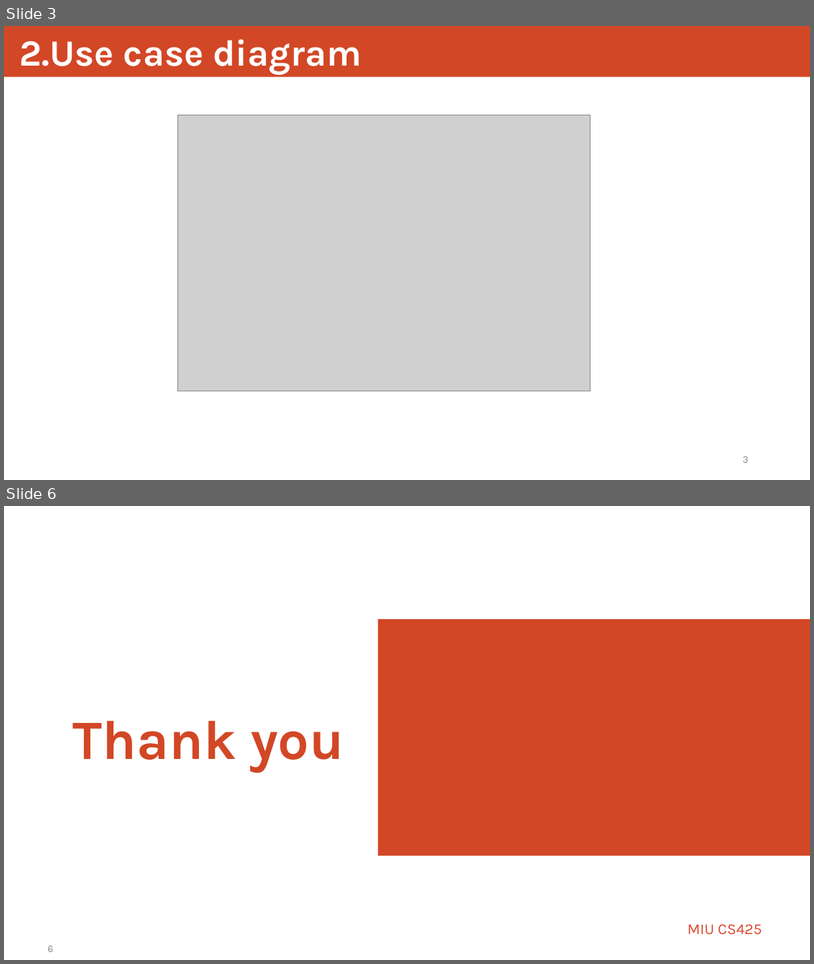
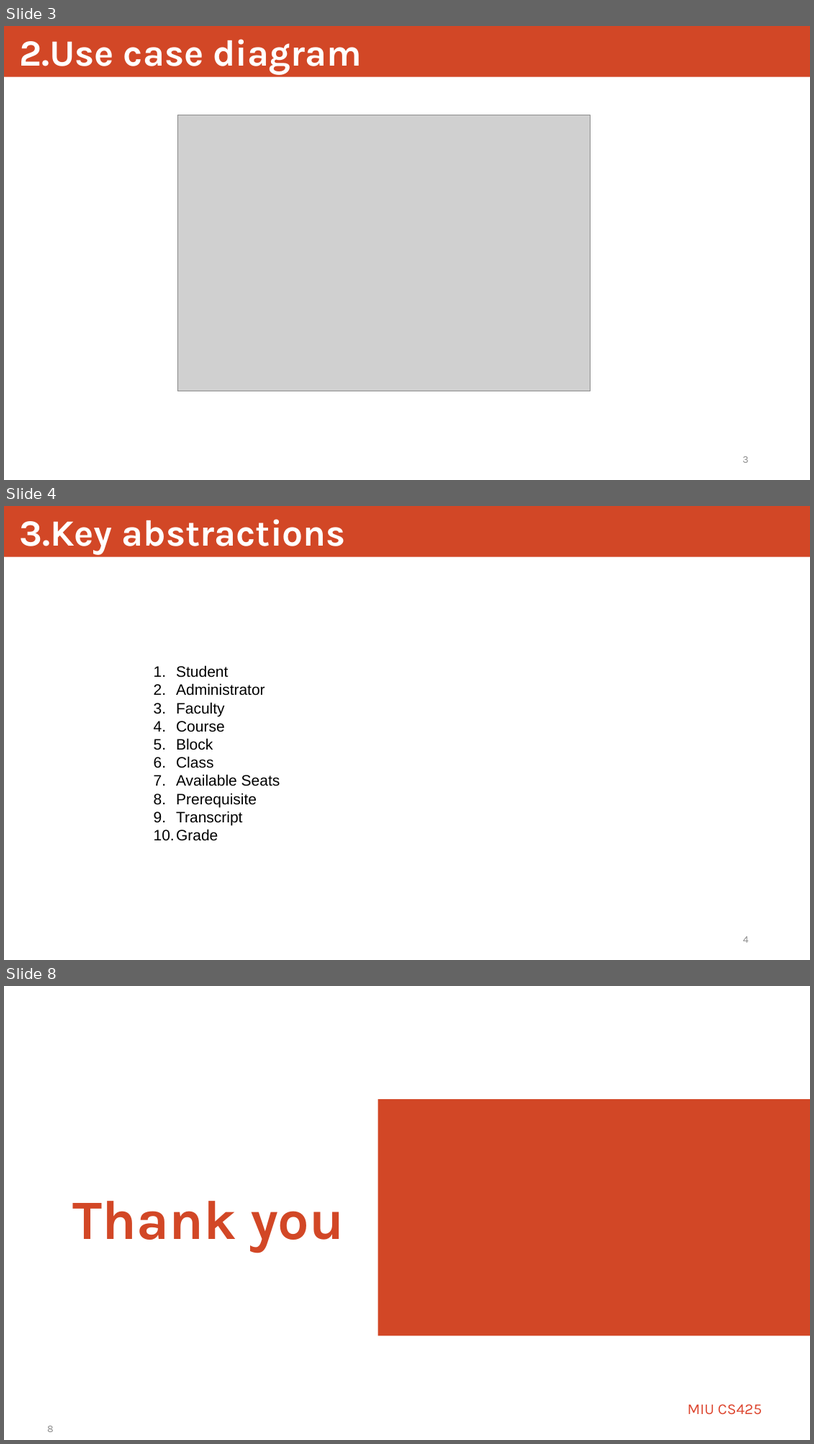
Before and after one commit to odbayar1231/cs425-CRS, a slide deck: documentation/Presentation.pptx. Shown one above the other, each under a label of ours: slides 3 and 6 before the commit, slides 3, 4 and 8 after it; the slides between them are not shown. The pictures are 814x964 and 814x1444 pixels, drawn with LibreOffice and Linux fonts; fonts in the diff are those of the drawing; grey boxes stand for pictures. Boxes give left, top, right and bottom in pixels: in the first picture for what was removed or moved away, otherwise in the second. Text is boxed around its words. In the diff, an @@ line names an element or a change of style, - is before the commit and + after.

```diff
--- a/documentation/Presentation.pptx
+++ b/documentation/Presentation.pptx
@@ slide 4 added at <box>4,506,810,960</box>, background #FFFFFF @@
@@ rectangle added at <box>4,506,810,557</box>, fill #D24726, 44 pt, text #FFFFFF, bold @@
+3.Key abstractions
@@ text added at <box>176,665,280,841</box>, 18 pt, text #000000 @@
+1. Student
+2. Administrator
+3. Faculty
+4. Course
+5. Block
+6. Class
+7. Available Seats
+8. Prerequisite
+9. Transcript
+10. Grade
@@ page number added at <box>743,936,749,942</box>, 12 pt, text #8B8B8B @@
+4
@@ what was slide 6 is now slide 8 @@
```
Also in this commit, not shown: 3 slides changed, 1 other slide added, 2 other files.
